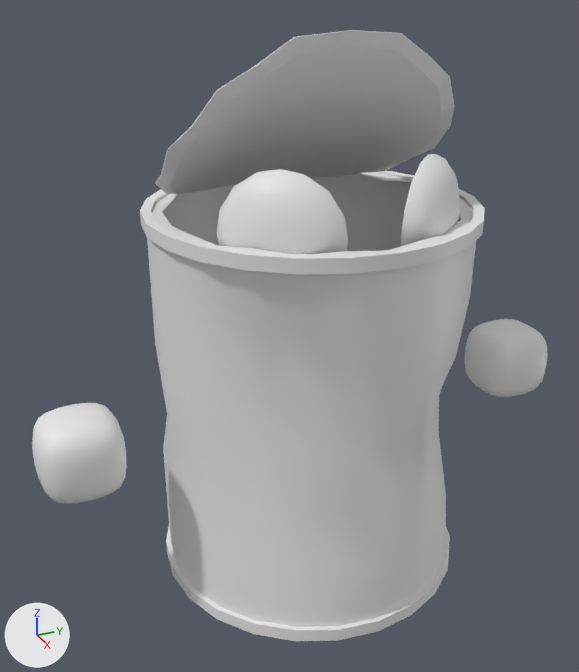
Two versions of the FBX model Assets/Artists/Stijn/soup can.fbx, one commit apart.
Before and after are seen from a camera (50 mm lens) standing at (1.719, -0.833, 1.517) and looking at (-0.003, -0.059, 0.656). Lighting does not change. The marker at lower left points along +X, +Y and +Z. Where no turn or scale is listed for an object, it has been applied to the vertices.
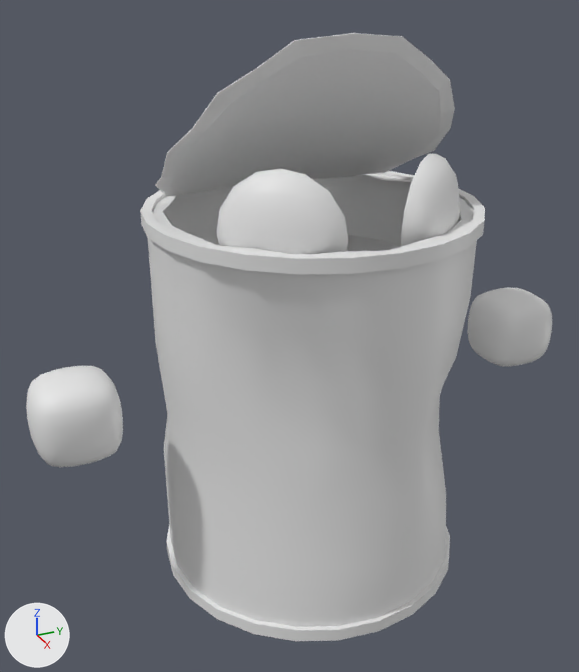
Where the newer file only moved an object's origin or applied its transform, the numbers keep the older frame.

Where the change shows, as pixel boxes [x1, y1, x2, y2] in the pictures (579 x 672 px; the box of a moved part takes in the faces that stretch with it):
```json
{"object": "Cylinder.001", "change": "moved, turned", "before": [155, 30, 455, 195], "after": [155, 33, 455, 196]}
{"object": "Cube.003", "change": "moved", "before": [32, 403, 127, 504], "after": [26, 366, 123, 467]}
{"object": "Cube.002", "change": "moved", "before": [465, 319, 548, 397], "after": [468, 287, 552, 367]}
{"part": 1, "of": "me_cylinder_004", "change": "moved or reshaped", "before": [140, 171, 485, 630], "after": [140, 171, 485, 630]}
```

Scene script edits in JSON lines:
```json
{"block": "me_cylinder_004", "where": "# used by ob_cylinder; location = (0.0, 0.0, 0.5)"}
{"op": "remove", "block": "me_cylinder_004", "code": "me_cylinder_004.from_pydata(...)  # 554 vertices, 576 faces; spans x -0.412..0.412, y -0.412..0.412, z -0.5..0.5"}
{"op": "add", "block": "me_cylinder_004", "code": "me_cylinder_004.from_pydata(...)  # 434 vertices, 456 faces; spans x -0.412..0.412, y -0.411..0.413, z -0.5..0.5"}
{"block": "me_cylinder_004", "change": "me_cylinder_004 part 1: 554 vertices removed from x -0.412..0.412, y -0.412..0.412, z -0.5..0.5; 434 vertices added at x -0.412..0.412, y -0.411..0.413, z -0.5..0.5"}
{"op": "set", "path": "ob_cylinder_001.location", "old": "(0.006, 0.0, 0.504)", "new": "(0.004, 0.0, 0.499)"}
{"op": "set", "path": "ob_cylinder_001.rotation_euler", "old": "(-0.0000252, -0.0123, 0.0000277)", "new": "(0.0, -0.00746, 0.00001)", "note": "degrees (0, -0.7, 0) -> degrees (0, -0.4, 0)"}
{"op": "set", "path": "ob_cube_002.location", "old": "(0.036, 0.622, 0.475)", "new": "(0.036, 0.622, 0.575)"}
{"op": "set", "path": "ob_cube_003.location", "old": "(0.036, -0.622, 0.475)", "new": "(0.036, -0.622, 0.575)"}
```
